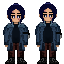
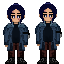
The second w=64, h=64 image is a revision of the first. Changes to its layers:
painted on "Layer 9" over [35, 28, 62, 51]
added layer "Layer 10" in group "final1" over [35, 28, 57, 47]
